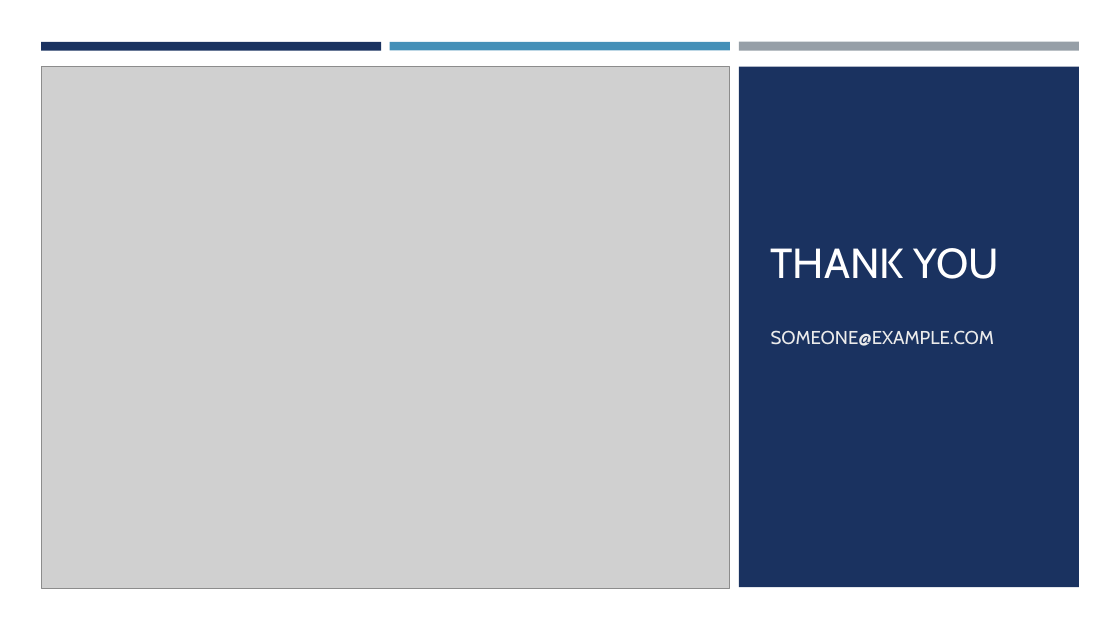
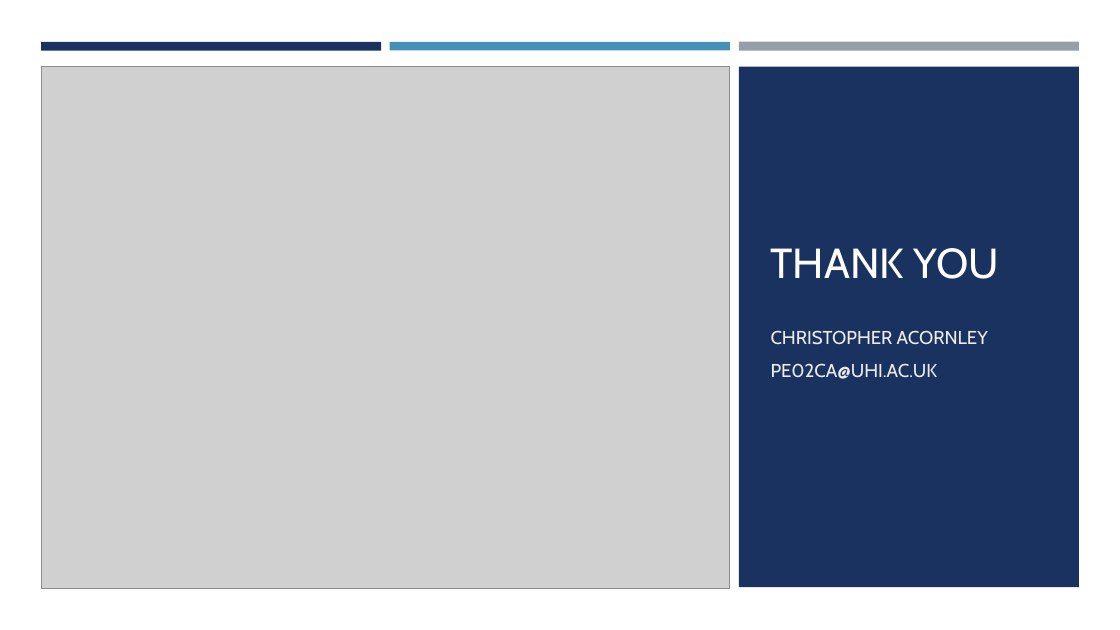
Before and after one commit to ChrisAcornleyPhD/CAP512Data, a slide deck: slide 9 of scripts/CAP512.pptx (slide 7 before the commit). Drawn at 1120x630 pixels with LibreOffice and Linux fonts; fonts in the diff are those of the drawing; grey boxes stand for pictures. Boxes give left, top, right and bottom in pixels: in the first picture for what was removed or moved away, otherwise in the second. Text is boxed around its words. In the diff, an @@ line names an element or a change of style, - is before the commit and + after.

```diff
--- a/scripts/CAP512.pptx
+++ b/scripts/CAP512.pptx
@@ subtitle at [771,330,988,379]: text changed @@
-SOMEONE@EXAMPLE.COM
+CHRISTOPHER ACORNLEY
+PE02CA@UHI.AC.UK
```
Also in this commit, not shown: 2 other slides changed, 2 slides added.
